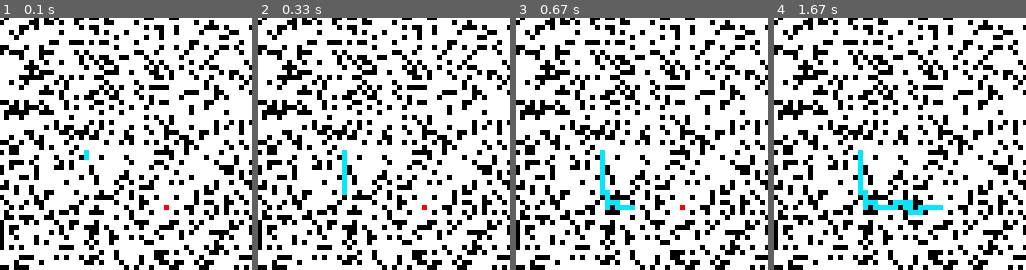
Above: before the commit, frames 1-4 (left to right).
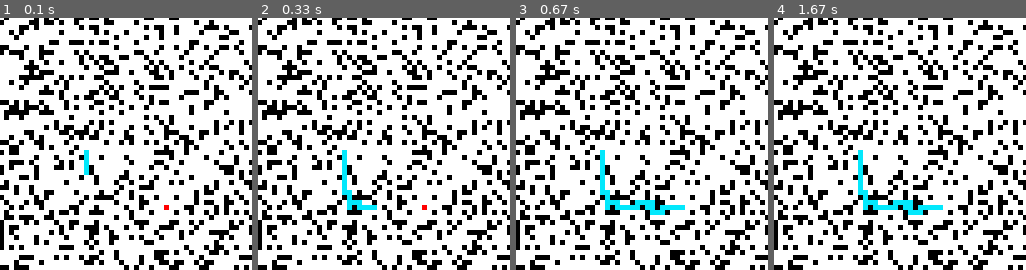
Above: after the commit, the same moments.

Repository: zain-sayed/IntroToAI
Game: pygame game, started from pygameBase.py
The game is run twice, just before and just after one commit, with the same random seed, the same clock (stepped at 60 frames per second) and the same inputs.
Inputs:
- Up to frame 1 (0.1 s): no input
- Up to frame 2 (0.33 s): no input
- Up to frame 3 (0.67 s): no input
- Up to frame 4 (1.67 s): no input
The pictures show only the part of the screen within x 8-58%, y 50-100%; the shares and areas given below are measured in that part.

The runs differ from the first frame. In frame 1, 0.1% of the frame differs, in the area x 33-36%, y 56-63%; in frame 2, 0.4%; in frame 3, 0.6%, in the area x 47-68%, y 72-79%; in frame 4, nothing differs.

Commit message:
Took away prints, upgraded to 60fps

Diff:
--- a/astar.py
+++ b/astar.py
@@ -166,13 +166,6 @@
     globalvars.grid[x][y] = 4
     globalvars.currentX = x
     globalvars.currentY = y
-    #print(globalvars.currentX)
-    #print(globalvars.currentY)
-    #print("goal x = : " + str(globalvars.rand_goal_x))
-    #print("goal y = : " + str(globalvars.rand_goal_y))
-    print("x = " + str(x))
-    print ("y = " + str(y))
-    #print("b")
     #if globalvars.goalCord == currentNode.coordinates:
     if x == globalvars.rand_goal_x:
         if y == globalvars.rand_goal_y:
--- a/pygameBase.py
+++ b/pygameBase.py
@@ -148,7 +148,7 @@
     pygame.display.flip()
 
     # --- Limit to 60 frames per second
-    clock.tick(30)
+    clock.tick(60)
 
 # Close the window and quit.
 pygame.quit()
